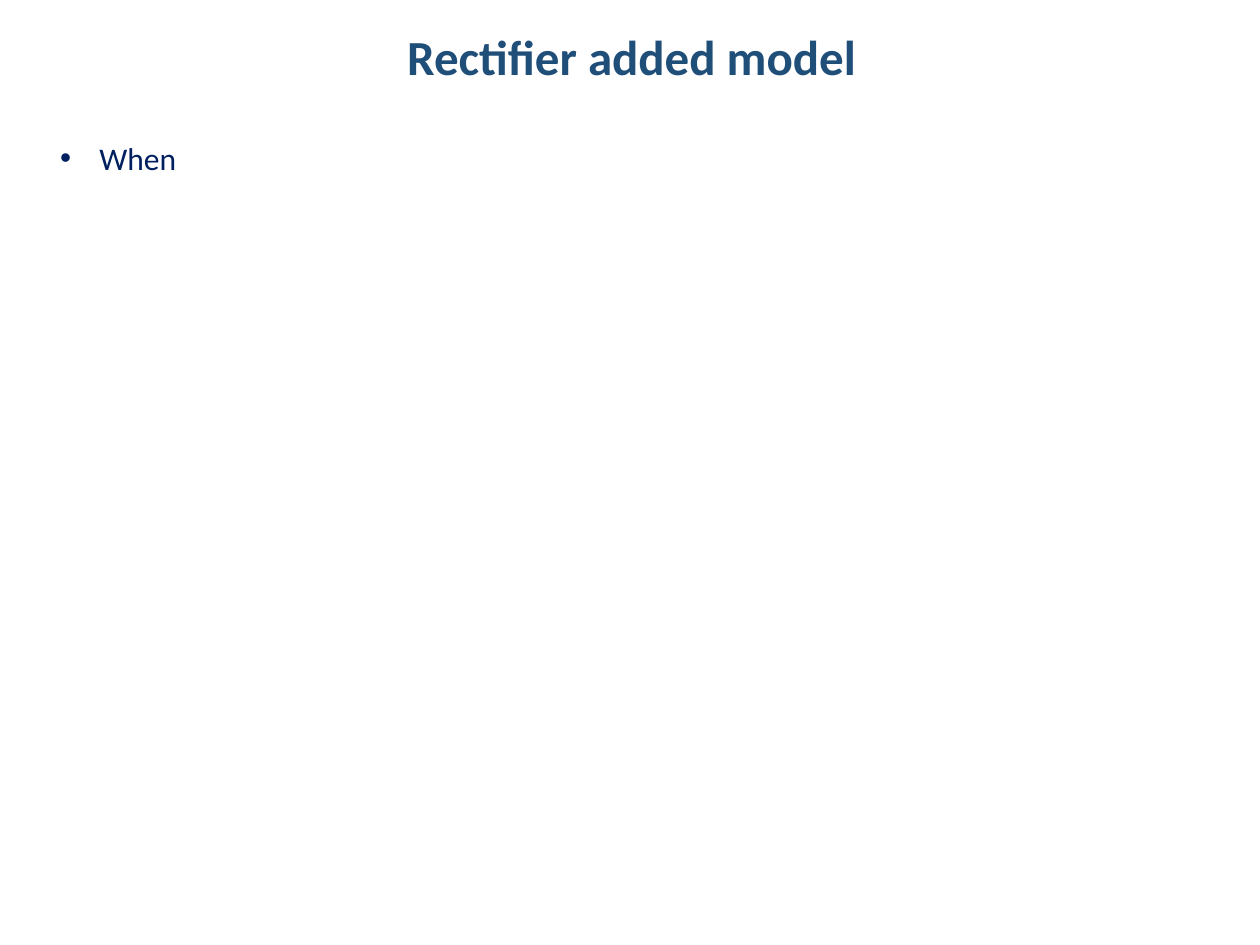
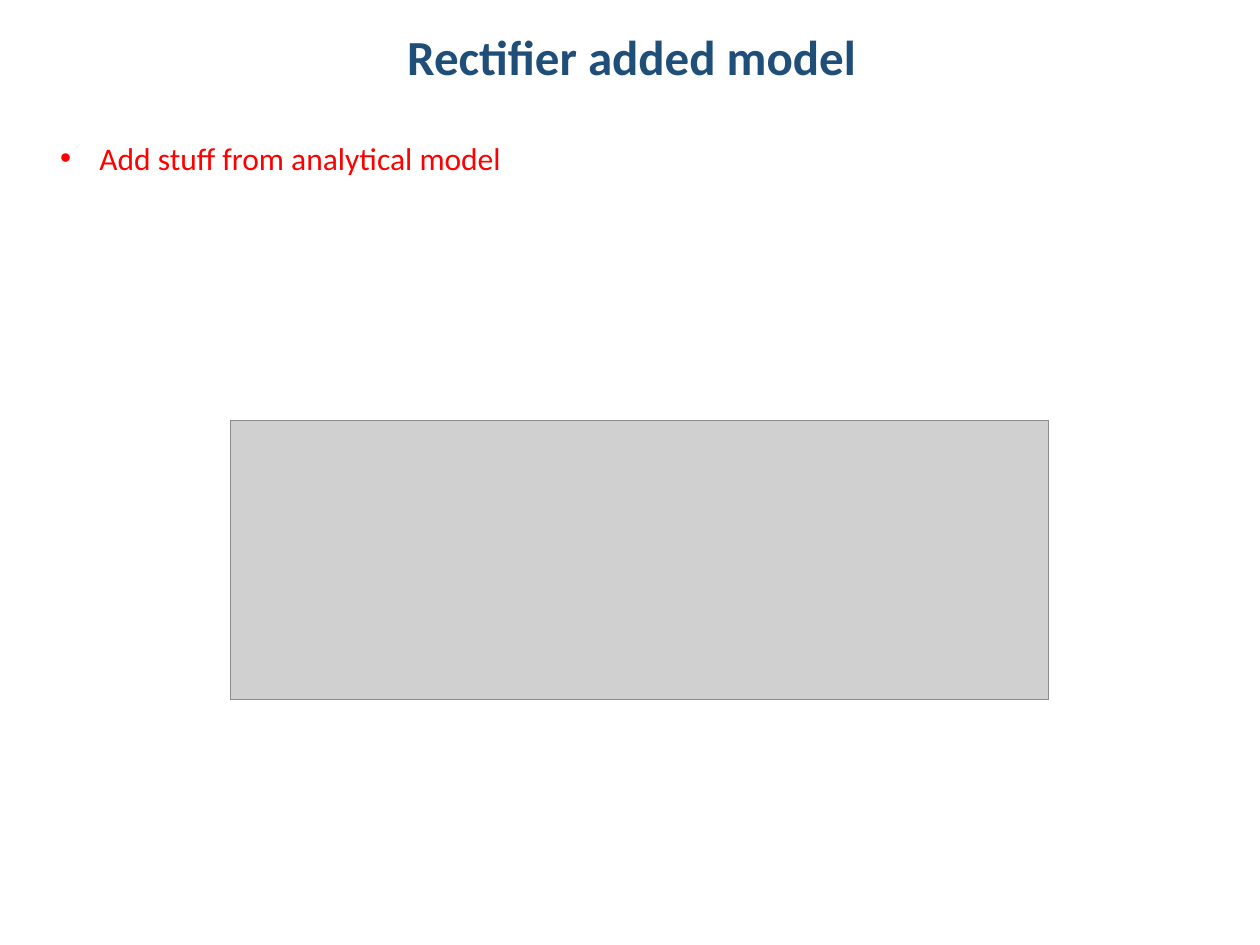
Before and after one commit to hakanpolat/IMMD, a slide deck: slide 21 of Simulation/dcbusmodelwrapup/immd_dcbusmodelwrapup.pptx. Drawn at 1260x945 pixels with LibreOffice and Linux fonts; fonts in the diff are those of the drawing; grey boxes stand for pictures. Boxes give left, top, right and bottom in pixels: in the first picture for what was removed or moved away, otherwise in the second. Text is boxed around its words. In the diff, an @@ line names an element or a change of style, - is before the commit and + after.

```diff
--- a/Simulation/dcbusmodelwrapup/immd_dcbusmodelwrapup.pptx
+++ b/Simulation/dcbusmodelwrapup/immd_dcbusmodelwrapup.pptx
@@ text at [99, 148, 501, 175]: text changed; text colour #002060 to #FF0000 @@
-• When
+• Add stuff from analytical model
@@ picture added at [231, 421, 1048, 699] @@
```
Also in this commit, not shown: 7 slides added, 1 slide removed, 5 other files.
